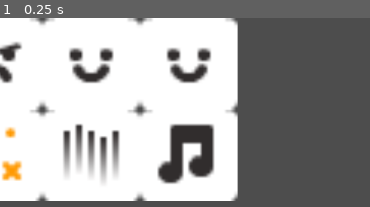
Above: before the commit, frame 1.
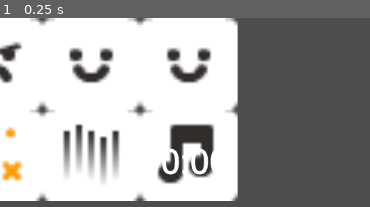
Above: after the commit, the same moment.

Repository: KartikaApDD/MemoryGame
Game: Godot game, scene res://main.tscn
Same seed, same stepped clock (60 frames per second), same inputs: the game is played once before the commit and once after it. This scene is started directly instead of the project's main scene.
Inputs:
- Up to frame 1 (0.25 s): no input
The pictures show only the part of the screen within x 21-71%, y 50-100%; the shares and areas given below are measured in that part.

The runs differ from the first frame. In frame 1, 0.8% of the frame differs, in the area x 42-59%, y 68-84%.

Commit message:
Update Timer.gd

Diff:
--- /dev/null
+++ b/Timer.gd
@@ -0,0 +1,16 @@
+extends Timer
+
+@onready var label = $Label
+@onready var timer = $Timer
+
+func _ready():
+	timer.start()
+
+func time_left_to_live():
+	var time_left = timer.time_left
+	var minute = floor(time_left / 60)
+	var second = int(time_left) % 60
+	return "minute, second"
+
+func _process(delta):
+	label.text = "%02d:%02d" % time_left_to_live()
--- /dev/null
+++ b/countime.gd
@@ -0,0 +1,17 @@
+extends Timer
+
+var label = Label
+var time = Timer
+# Called when the node enters the scene tree for the first time.
+func _ready():
+	label = $main/Label
+	time = $main/Timer
+
+	time.start()
+
+# Called every frame. 'delta' is the elapsed time since the previous frame.
+func _process(delta):
+	update_label_text()
+
+func update_label_text():
+	label.text = str(ceil(time.time_left))
--- a/main.tscn
+++ b/main.tscn
@@ -1,6 +1,7 @@
-[gd_scene load_steps=2 format=3 uid="uid://dhl3syf7y1r5s"]
+[gd_scene load_steps=3 format=3 uid="uid://dhl3syf7y1r5s"]
 
 [ext_resource type="PackedScene" uid="uid://b100wqc8ojej2" path="res://tile_map.tscn" id="1_7vjub"]
+[ext_resource type="Script" path="res://Timer.gd" id="2_erxyl"]
 
 [node name="main" type="Node2D"]
 
@@ -11,6 +12,28 @@
 position = Vector2(80, 62)
 scale = Vector2(4.4, 4.4)
 layer_0/z_index = 5
+
+[node name="Timer" type="Node" parent="."]
+script = ExtResource("2_erxyl")
+
+[node name="Label" type="Label" parent="Timer"]
+anchors_preset = 8
+anchor_left = 0.5
+anchor_top = 0.5
+anchor_right = 0.5
+anchor_bottom = 0.5
+offset_left = -73.0
+offset_top = 173.0
+offset_right = 80.0
+offset_bottom = 242.0
+grow_horizontal = 2
+grow_vertical = 2
+theme_override_font_sizes/font_size = 50
+text = "00:00"
+
+[node name="Timer" type="Timer" parent="Timer"]
+wait_time = 120.0
+one_shot = true
 
 [node name="CanvasLayer" type="CanvasLayer" parent="."]
 
--- a/tile_map.gd
+++ b/tile_map.gd
@@ -72,7 +72,6 @@
 	$"../CanvasLayer/turn_label".text = "Turns Taken: %d" % turns_taken
 
 
-
 func put_back_cards_with_delay():
 	await self.get_tree().create_timer(1.5).timeout
 	for spot in revealed_spots:
